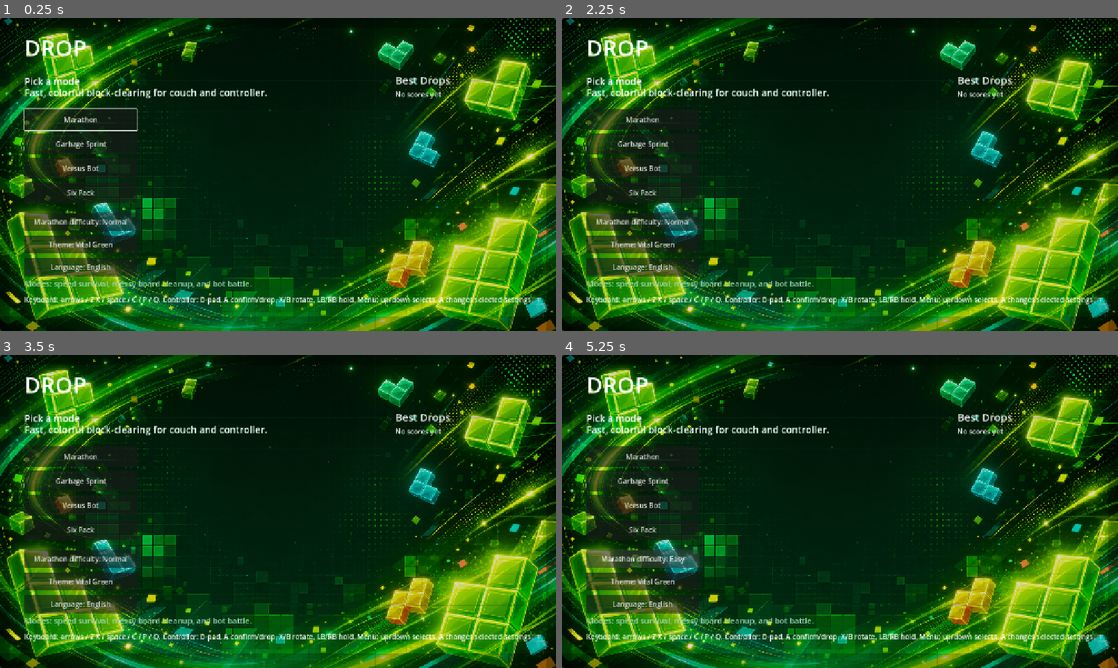
Above: before the commit, frames 1-4 (two rows, left to right).
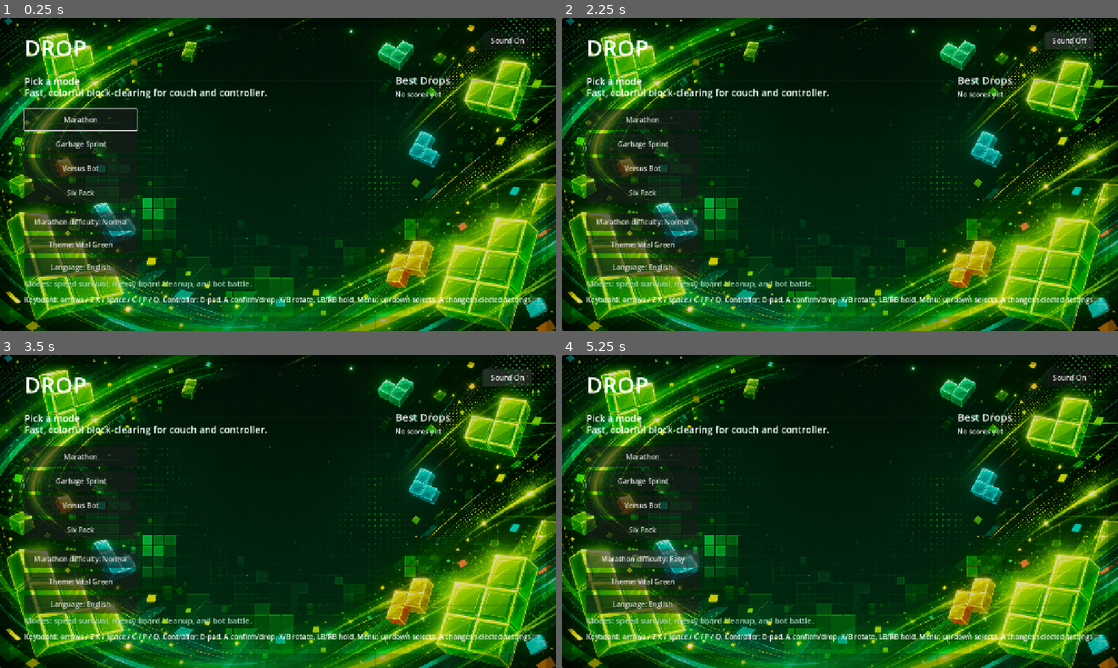
Above: after the commit, the same moments.

Repository: ozbillwang/drop
Game: Godot game, scene res://scenes/main.tscn
Two runs of this game, one before a commit and one after it. Both use one fixed random seed, a clock stepped at 60 frames per second and the inputs below.
Inputs (mouse positions are in pixels of both pictures, inside the frame that each line leads up to):
- Up to frame 1 (0.25 s): no input
- Up to frame 2 (2.25 s): click "Language: English" at 0.5 s; click "语言: 中文" at 1.25 s; click (1067, 39) at 2 s, where only the run after the commit has a clickable "Sound On"
- Up to frame 3 (3.5 s): click (505, 376) at 2.75 s, where only the run after the commit has a clickable "Sound Off"
- Up to frame 4 (5.25 s): click "Marathon difficulty: Normal" at 3.5 s; click "Marathon difficulty: Easy" at 4.25 s; click "Marathon difficulty: Normal" at 5 s

The runs differ from the first frame. In frame 1, 0.1% of the frame differs, in the area x 87-96%, y 4-10%; in frame 2, 0.5%; in frame 3, 0.5%; in frame 4, 0.1%.

Commit message:
Add sound toggle button

Diff:
--- a/scripts/main.gd
+++ b/scripts/main.gd
@@ -5,6 +5,7 @@
 const BLOCK := 28
 const BOARD_ORIGIN := Vector2(410, 76)
 const HISTORY_PATH := "user://scores.json"
+const SETTINGS_PATH := "user://settings.cfg"
 const MAX_HISTORY := 10
 const MOVE_REPEAT_DELAY := 0.18
 const MOVE_REPEAT_INTERVAL := 0.06
@@ -156,6 +157,8 @@
 		"normal": "Normal",
 		"theme": "Theme",
 		"language": "Language",
+		"sound_on": "Sound On",
+		"sound_off": "Sound Off",
 		"english": "English",
 		"chinese": "中文",
 		"paused": "Paused",
@@ -194,6 +197,8 @@
 		"normal": "普通",
 		"theme": "背景",
 		"language": "语言",
+		"sound_on": "音效开",
+		"sound_off": "音效关",
 		"english": "English",
 		"chinese": "中文",
 		"paused": "已暂停",
@@ -274,6 +279,7 @@
 var language := Language.EN
 var difficulty := Difficulty.NORMAL
 var theme_index := 0
+var sound_enabled := true
 var board: Array = []
 var bot_board: Array = []
 var active := ""
@@ -327,6 +333,7 @@
 var difficulty_button: Button
 var theme_button: Button
 var language_button: Button
+var sound_button: Button
 var touch_root: Control
 var touch_buttons := {}
 var sfx_players := {}
@@ -335,6 +342,7 @@
 func _ready() -> void:
 	rng.randomize()
 	_load_background_textures()
+	_load_settings()
 	_setup_input()
 	_build_ui()
 	_setup_audio()
@@ -474,6 +482,13 @@
 	language_button.pressed.connect(_toggle_language)
 	add_child(language_button)
 
+	sound_button = Button.new()
+	sound_button.position = Vector2(1112, 32)
+	sound_button.size = Vector2(112, 40)
+	sound_button.focus_mode = Control.FOCUS_NONE
+	sound_button.pressed.connect(_toggle_sound)
+	add_child(sound_button)
+
 	touch_root = Control.new()
 	touch_root.mouse_filter = Control.MOUSE_FILTER_IGNORE
 	touch_root.visible = false
@@ -507,11 +522,26 @@
 
 
 func _play_sfx(key: String) -> void:
+	if not sound_enabled:
+		return
 	var player := sfx_players.get(key) as AudioStreamPlayer
 	if not player:
 		return
 	player.stop()
 	player.play()
+
+
+func _load_settings() -> void:
+	var config := ConfigFile.new()
+	if config.load(SETTINGS_PATH) != OK:
+		return
+	sound_enabled = bool(config.get_value("audio", "sound_enabled", true))
+
+
+func _save_settings() -> void:
+	var config := ConfigFile.new()
+	config.set_value("audio", "sound_enabled", sound_enabled)
+	config.save(SETTINGS_PATH)
 
 
 func _notification(what: int) -> void:
@@ -583,6 +613,7 @@
 	difficulty_button.text = "%s: %s" % [_text("difficulty"), _difficulty_name()]
 	theme_button.text = "%s: %s" % [_text("theme"), _theme_name()]
 	language_button.text = "%s: %s" % [_text("language"), _text("chinese") if language == Language.ZH else _text("english")]
+	sound_button.text = _text("sound_on") if sound_enabled else _text("sound_off")
 	if screen == Screen.MENU:
 		stats_label.text = _text("pick_mode")
 		hint_label.text = _text("controls_hint")
@@ -613,6 +644,15 @@
 	_play_sfx("menu")
 	language = Language.ZH if language == Language.EN else Language.EN
 	_refresh_static_text()
+	queue_redraw()
+
+
+func _toggle_sound() -> void:
+	sound_enabled = not sound_enabled
+	_save_settings()
+	_refresh_static_text()
+	if sound_enabled:
+		_play_sfx("select")
 	queue_redraw()
 
 
